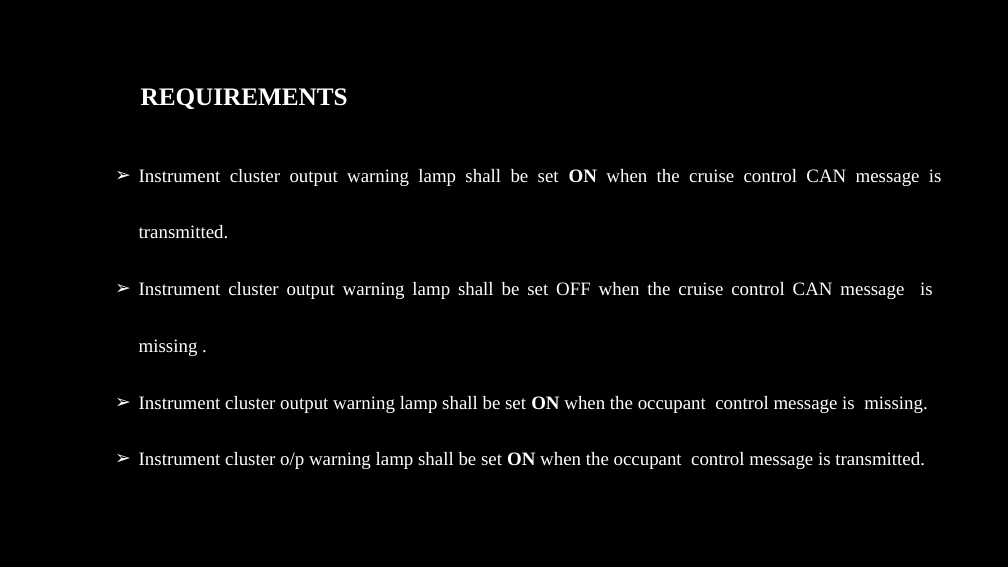
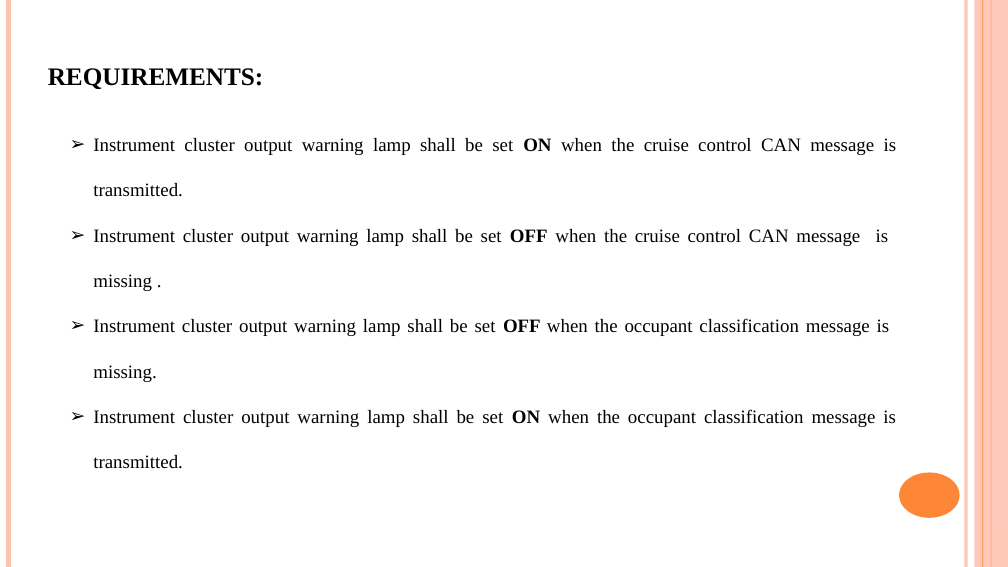
Before and after one commit to SKUP-BATCH4/TEAM-5-IC, a slide deck: slide 4 of INSTRUMENTAL CLUSTER.pptx. Drawn at 1008x567 pixels with LibreOffice and Linux fonts; fonts in the diff are those of the drawing; background and template pictures are left out. Boxes give left, top, right and bottom in pixels: in the first picture for what was removed or moved away, otherwise in the second. Text is boxed around its words. In the diff, an @@ line names an element or a change of style, - is before the commit and + after.

Commit message:
Final PPT
Final PPT

```diff
--- a/INSTRUMENTAL CLUSTER.pptx
+++ b/INSTRUMENTAL CLUSTER.pptx
@@ background picture (left out) to #FFFFFF @@
@@ line added from (8, 0) to (8, 567), #FEC3AE 4.5 pt @@
@@ line added from (966, 0) to (966, 567), #FEC3AE 3 pt @@
@@ rectangle added at (975,0,1008,567), fill #FEC3AE at 87% opacity @@
@@ line added from (983, 0) to (983, 567), #FE8637 0.75 pt @@
@@ line added from (991, 0) to (991, 567), #FE8637 1.5 pt @@
@@ text at (48,68,264,89): text changed; text colour #FFFFFF to #000000 @@
-REQUIREMENTS
+REQUIREMENTS:
@@ text "Instrument cluster output warning lamp ...": place and size @@
-text "Instrument cluster output warning lamp ..." at (139,169,942,469)
+text "Instrument cluster output warning lamp ..." at (93,138,897,469)
@@ text at (93,138,897,291): text colour #FFFFFF to #000000 in "Instrument cluster output warning lamp shall be ...", "Instrument cluster output warning lamp shall be ..."; bold on in "OFF"; line spacing 2.5 to 2 @@
@@ text at (93,318,896,469): text changed; text colour #FFFFFF to #000000 @@
-➢ Instrument cluster output warning lamp shall be set ON when the occupant control message is missing.
-➢ Instrument cluster o/p warning lamp shall be set ON when the occupant control message is transmitted.
+➢ Instrument cluster output warning lamp shall be set OFF when the occupant classification message is missing.
+➢ Instrument cluster output warning lamp shall be set ON when the occupant classification message is transmitted.
@@ ellipse added at (899,473,960,518), fill #FE8637 @@
```
Also in this commit, not shown: 10 other slides changed, 6 slides added, 2 slides removed.
